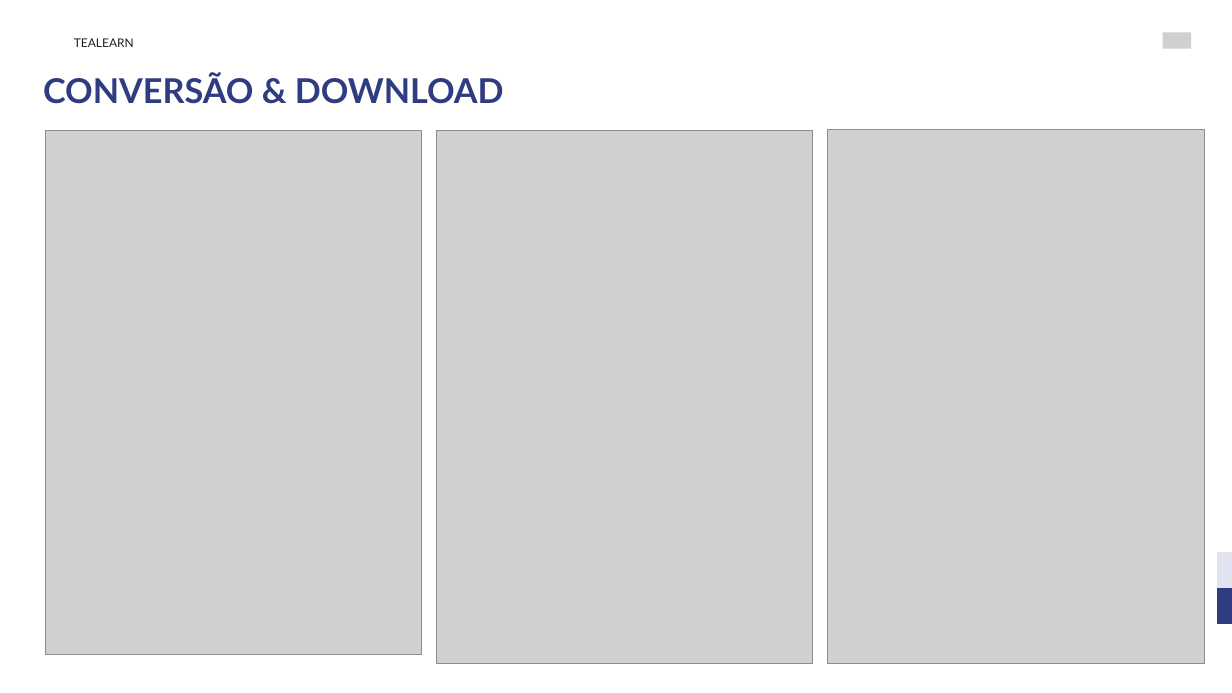
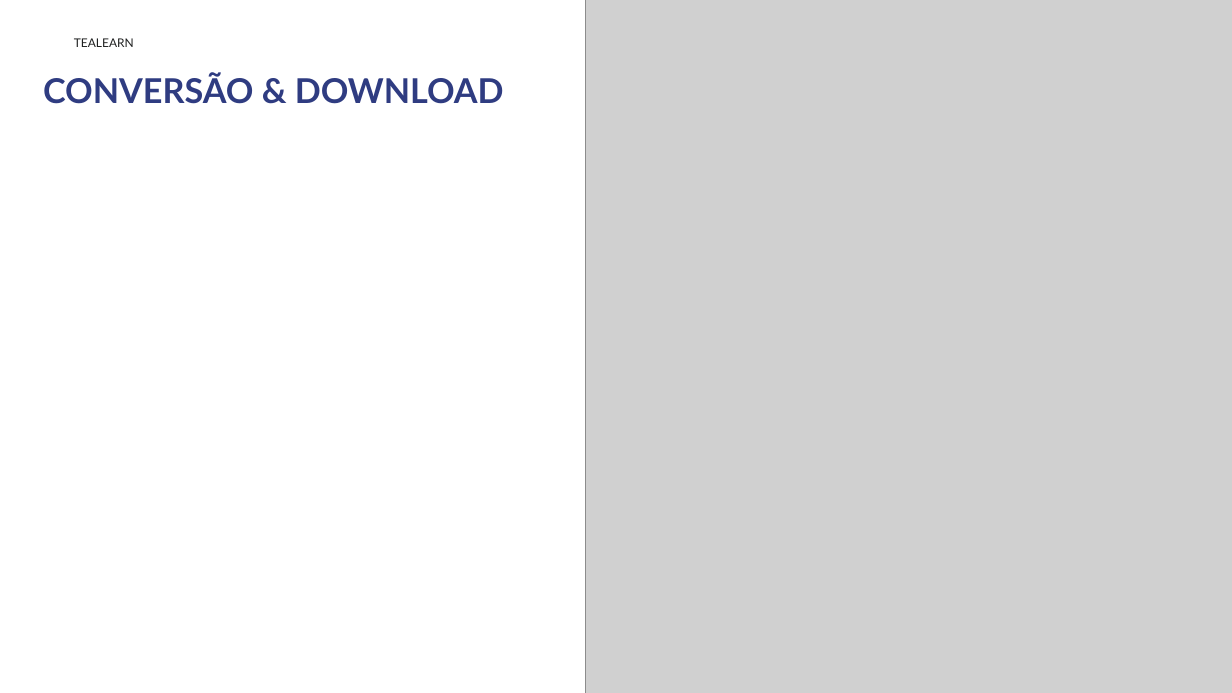
Before and after one commit to bessa2121/TCC, a slide deck: slide 15 of TeaLearn Educação Inclusiva com IA.pptx (slide 11 before the commit). Drawn at 1232x693 pixels with LibreOffice and Linux fonts; fonts in the diff are those of the drawing; grey boxes stand for pictures; background and template pictures are left out. Boxes give left, top, right and bottom in pixels: in the first picture for what was removed or moved away, otherwise in the second. Text is boxed around its words. In the diff, an @@ line names an element or a change of style, - is before the commit and + after.

```diff
--- a/TeaLearn Educação Inclusiva com IA.pptx
+++ b/TeaLearn Educação Inclusiva com IA.pptx
@@ picture: place and size @@
-picture at (46, 130, 421, 654)
+picture at (585, 0, 1232, 693)
@@ picture removed at (1163, 32, 1191, 49) @@
@@ picture removed at (436, 130, 812, 663) @@
@@ picture removed at (828, 129, 1205, 663) @@
@@ freeform shape removed at (1217, 552, 1232, 588) @@
@@ freeform shape removed at (1217, 588, 1232, 623) @@
```
Also in this commit, not shown: 4 other slides changed, 6 slides added, 1 other file.
